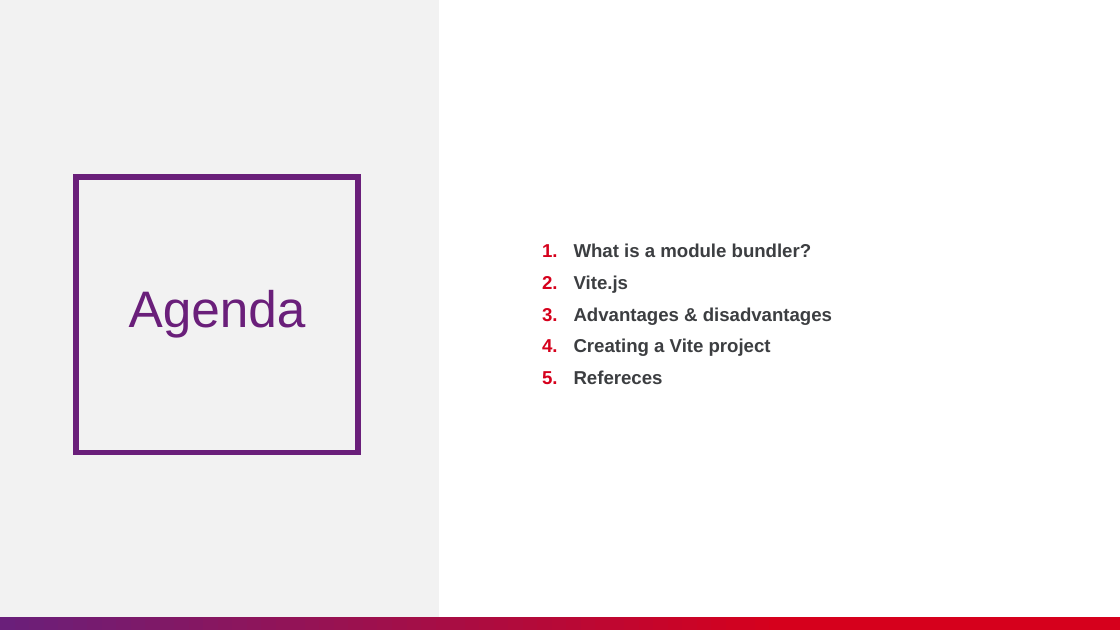
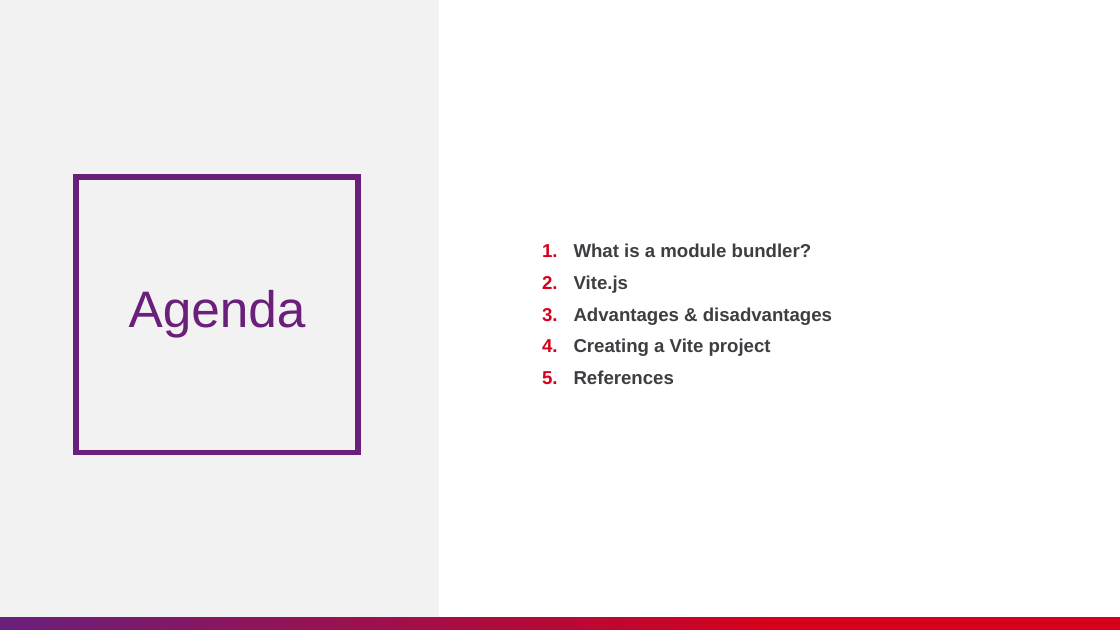
Before and after one commit to nashtech-garage/nodejs-vite-js_load_test, a slide deck: slide 2 of vite/slide/NT_Vitejs.pptx. Drawn at 1120x630 pixels with LibreOffice and Linux fonts; fonts in the diff are those of the drawing. Boxes give left, top, right and bottom in pixels: in the first picture for what was removed or moved away, otherwise in the second. Text is boxed around its words. In the diff, an @@ line names an element or a change of style, - is before the commit and + after.

Commit message:
Fix typo

```diff
--- a/vite/slide/NT_Vitejs.pptx
+++ b/vite/slide/NT_Vitejs.pptx
@@ text at box(574, 370, 674, 384): text changed @@
-5. Refereces
+5. References
```
